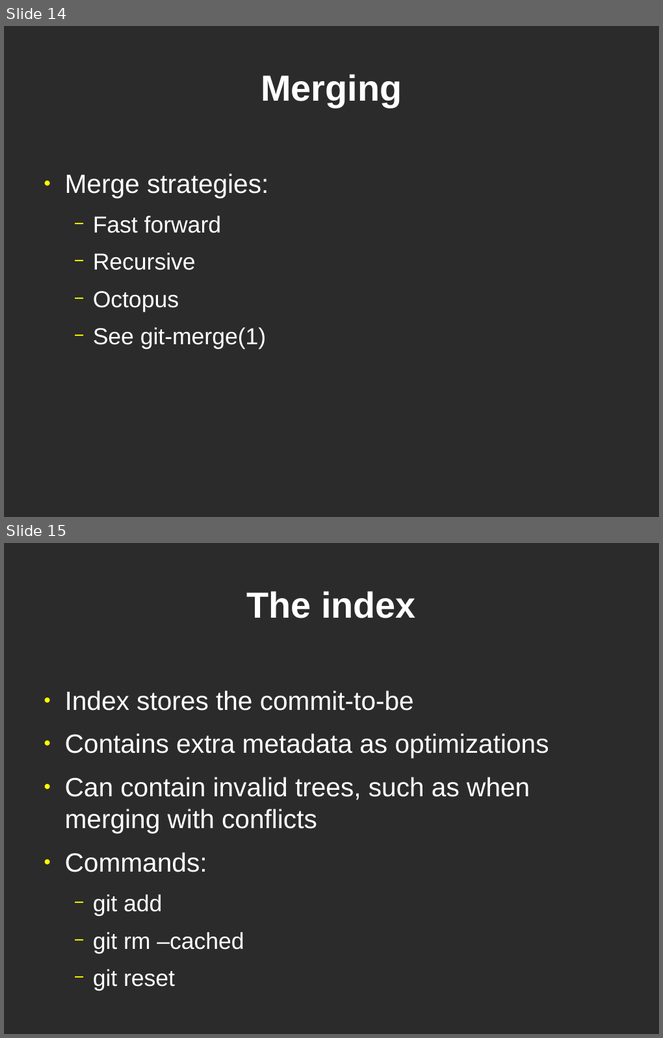
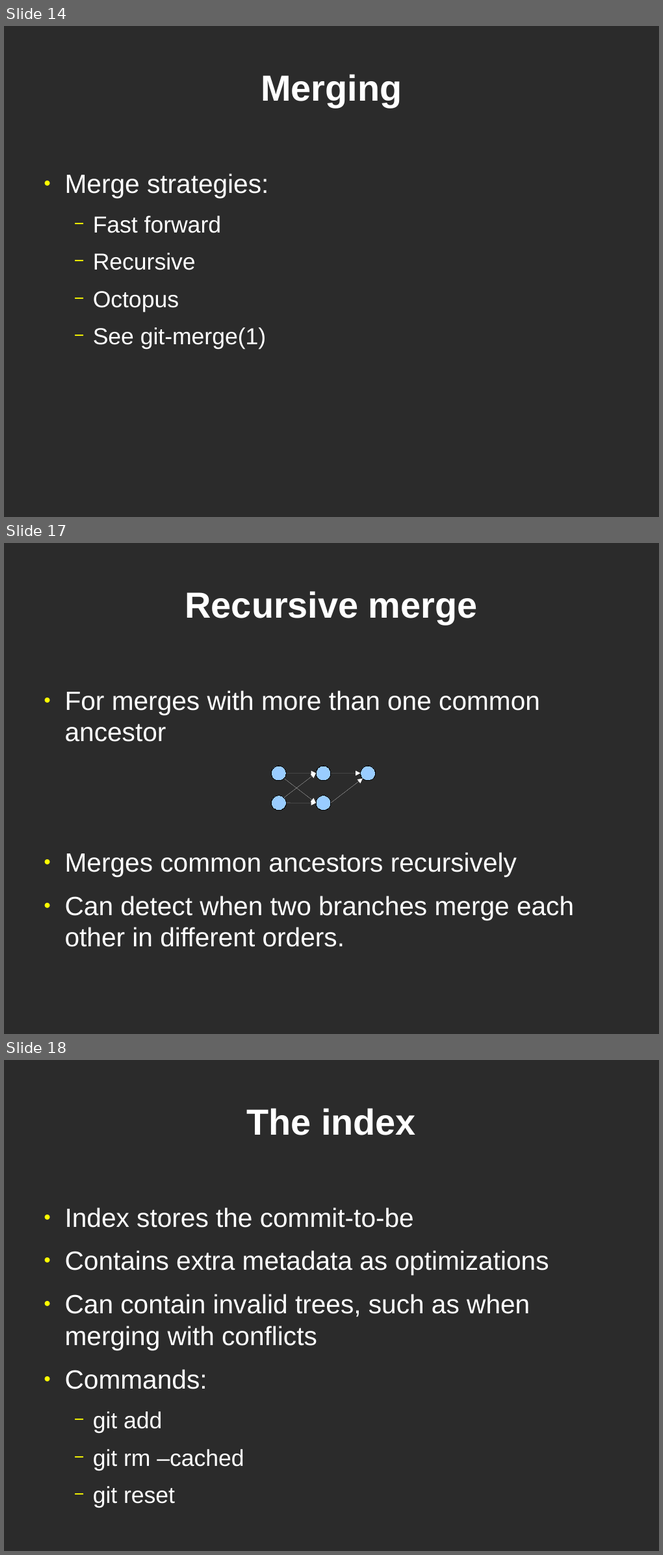
Before and after one commit to bjc/dvcs-git-slides, a slide deck: git.odp. Shown one above the other, each under a label of ours: slides 14 and 15 before the commit, slides 14, 17 and 18 after it; the slides between them are not shown. The pictures are 663x1038 and 663x1555 pixels, drawn with LibreOffice and Linux fonts; fonts in the diff are those of the drawing; background and template pictures are left out; a plain dark background stands for a picture behind light text. Boxes give left, top, right and bottom in pixels: in the first picture for what was removed or moved away, otherwise in the second. Text is boxed around its words. In the diff, an @@ line names an element or a change of style, - is before the commit and + after.

```diff
--- a/git.odp
+++ b/git.odp
@@ slide 17 added at <box>4,543,659,1034</box>, background picture (left out) @@
@@ title added at <box>185,591,478,624</box>, 44 pt, text #FFFFFF, bold @@
+Recursive merge
@@ text added at <box>65,691,574,947</box>, 32 pt, text #FFFFFF @@
+● For merges with more than one common ancestor
+● Merges common ancestors recursively
+● Can detect when two branches merge each other in different orders.
@@ ellipse added at <box>272,766,286,781</box>, fill #99CCFF, outline #000000 0 pt @@
@@ arrow added from (284, 798) to (316, 774), #FFFFFF 0 pt @@
@@ arrow added from (286, 774) to (316, 774), #FFFFFF 0 pt @@
@@ ellipse added at <box>316,766,331,781</box>, fill #99CCFF, outline #000000 0 pt @@
@@ arrow added from (331, 774) to (361, 774), #FFFFFF 0 pt @@
@@ ellipse added at <box>361,766,376,781</box>, fill #99CCFF, outline #000000 0 pt @@
@@ ellipse added at <box>272,796,286,811</box>, fill #99CCFF, outline #000000 0 pt @@
@@ arrow added from (284, 778) to (316, 804), #FFFFFF 0 pt @@
@@ ellipse added at <box>316,796,331,811</box>, fill #99CCFF, outline #000000 0 pt @@
@@ arrow added from (331, 804) to (363, 778), #FFFFFF 0 pt @@
@@ arrow added from (286, 803) to (316, 804), #FFFFFF 0 pt @@
@@ what was slide 15 is now slide 18 @@
```
Also in this commit, not shown: 6 slides changed, 4 other slides added, 1 slide removed.
